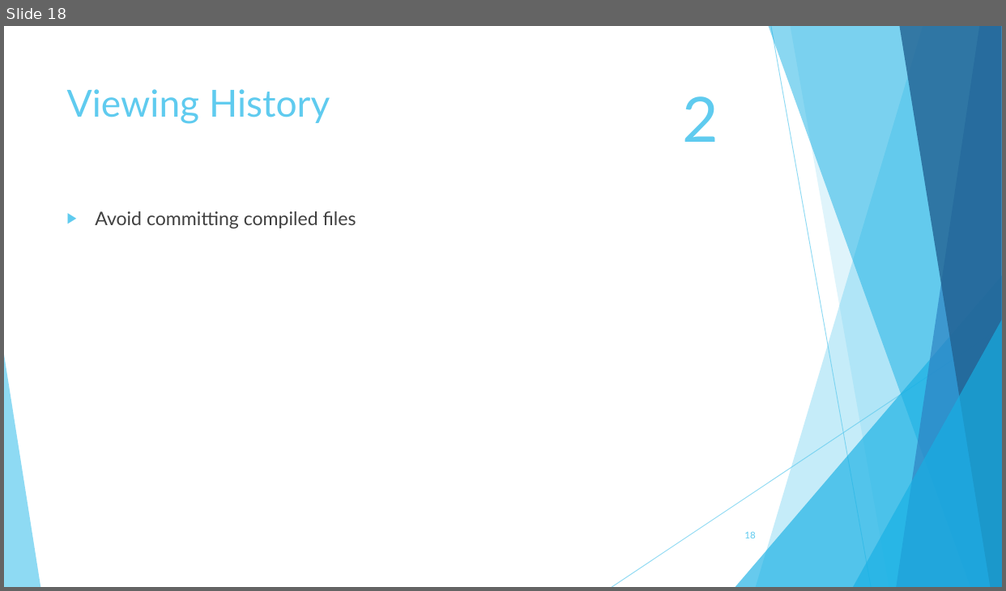
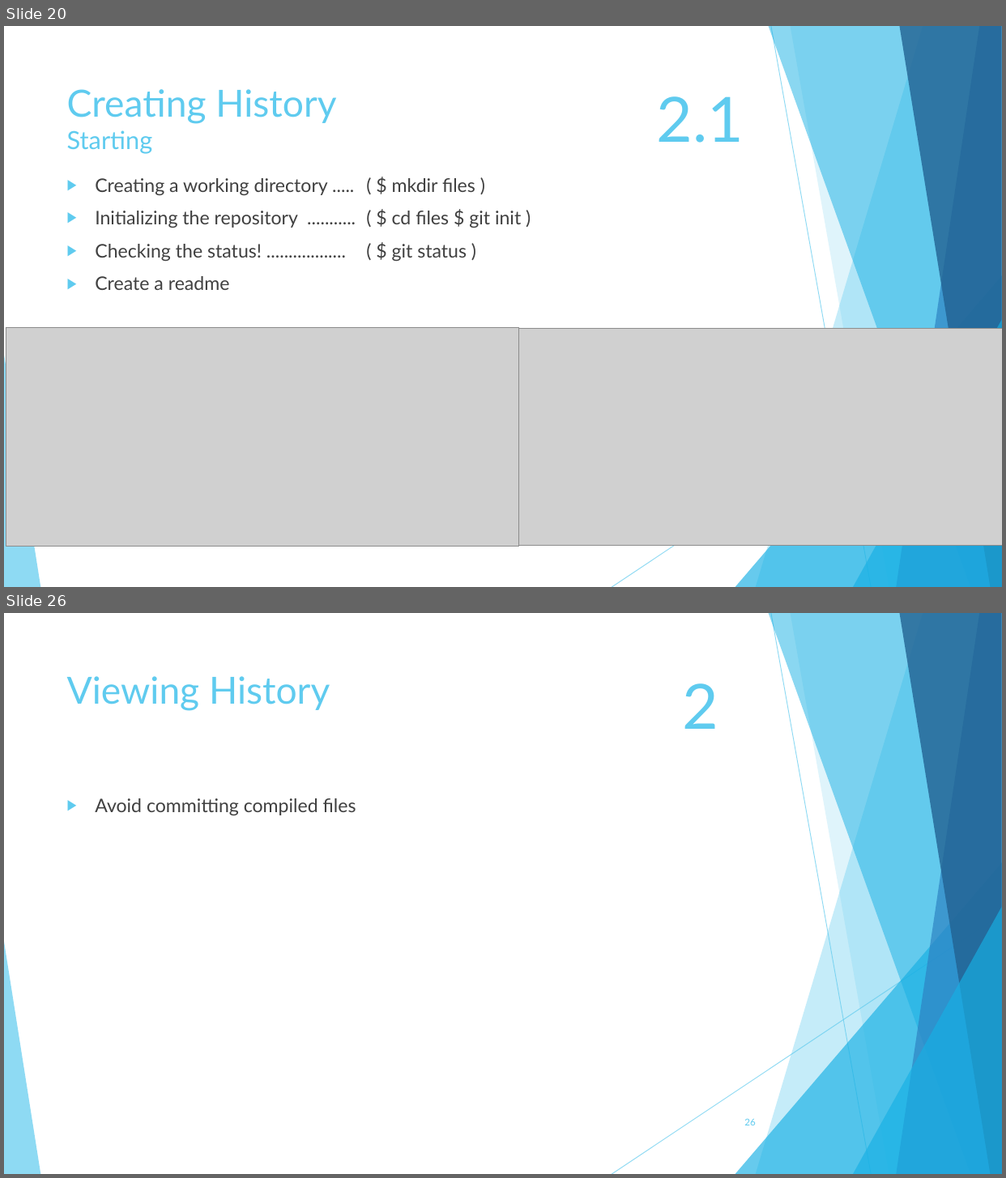
Before and after one commit to TechplexEngineer/GitCheatSheet, a slide deck: ppt/Getting started with GIT.pptx. Shown one above the other, each under a label of ours: slide 18 before the commit, slides 20 and 26 after it; the slides between them are not shown. The pictures are 1006x591 and 1006x1178 pixels, drawn with LibreOffice and Linux fonts; fonts in the diff are those of the drawing; grey boxes stand for pictures. Boxes give left, top, right and bottom in pixels: in the first picture for what was removed or moved away, otherwise in the second. Text is boxed around its words. In the diff, an @@ line names an element or a change of style, - is before the commit and + after.

```diff
--- a/ppt/Getting started with GIT.pptx
+++ b/ppt/Getting started with GIT.pptx
@@ slide 20 added at [4,26,1002,587], background #FFFFFF; not listed: 10 template elements that a slide beside it also shows @@
@@ title added at [67,89,336,154], 36 pt, text #5FCBEF @@
+Creating History
+Starting
@@ text added at [657,96,744,143], 60 pt, text #5FCBEF @@
+2.1
@@ text added at [95,178,521,290], 18 pt, text #404040 @@
+▶ Creating a working directory ..... ( $ mkdir files )
+▶ Initializing the repository ........... ( $ cd files $ git init )
+▶ Checking the status! .................. ( $ git status )
+▶ Create a readme
@@ picture added at [6,327,518,547] @@
@@ picture added at [519,329,1002,546] @@
@@ what was slide 18 is now slide 26 @@
@@ page number at [744,1118,755,1126]: text changed @@
-18
+26
```
Also in this commit, not shown: 12 slides changed, 10 other slides added, 2 slides removed.
